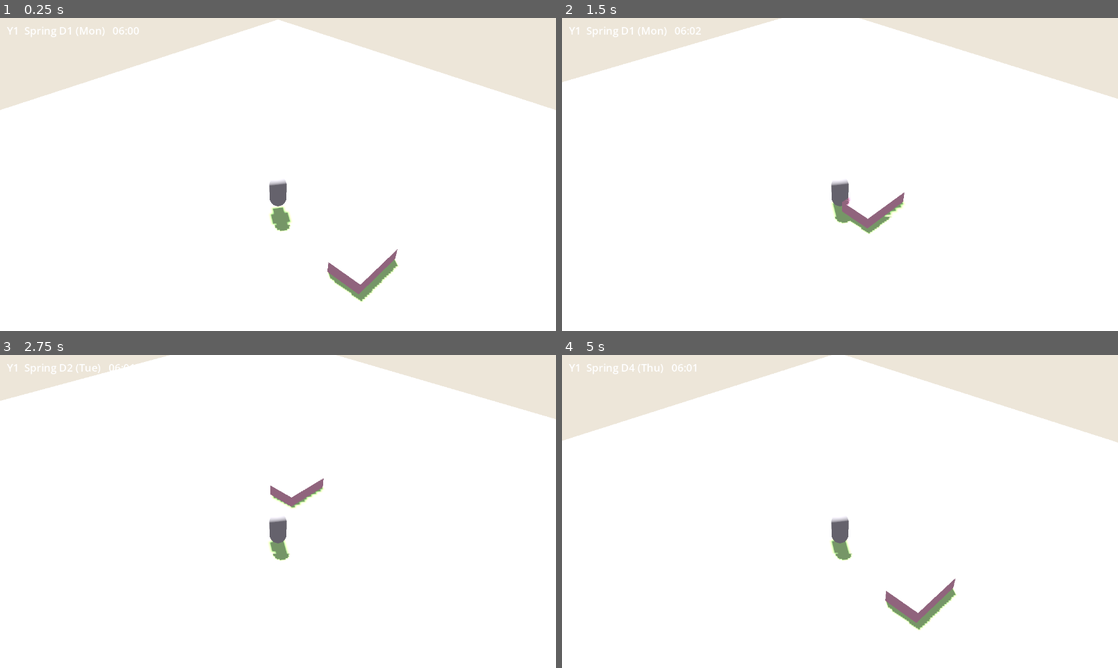
Above: before the commit, frames 1-4 (two rows, left to right).
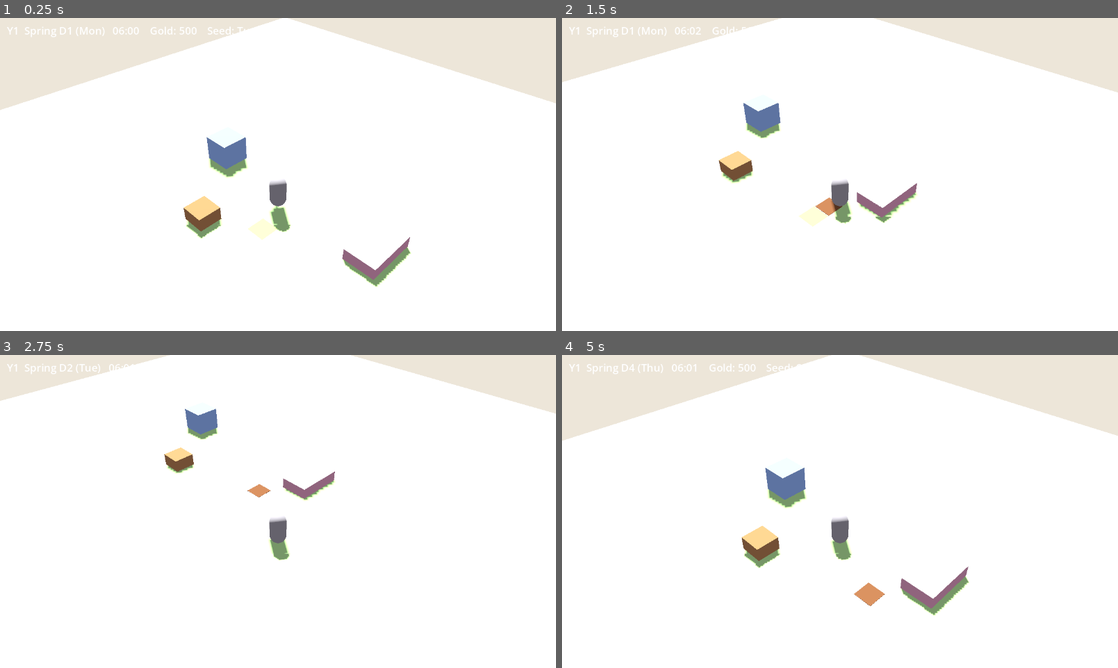
Above: after the commit, the same moments.

Repository: ui2030/cozy_vale
Game: Godot game, scene res://world/world.tscn
Same seed, same stepped clock (60 frames per second), same inputs: the game is played once before the commit and once after it.
Inputs:
- Up to frame 1 (0.25 s): no input
- Up to frame 2 (1.5 s): hold D (move_right) 0.53-1.28 s; hold E (interact) 0.53-1.28 s; tap Space at 0.77, 1.07 s; tap F (use_tool) at 0.8, 1.35 s; hold S (move_down) from 1.28 s (still down)
- Up to frame 3 (2.75 s): tap Space at 1.52, 1.82, 2.3 s; tap Q (cycle_seed, bound only after the commit) at 1.55 s; release S (move_down) at 2.03 s; hold D (move_right) from 2.03 s (still down); hold Q (cycle_seed, bound only after the commit) from 2.03 s (still down)
- Up to frame 4 (5 s): release D (move_right) at 2.78 s; release Q (cycle_seed, bound only after the commit) at 2.78 s; hold W (move_up) 2.78-3.53 s; tap Space at 2.85, 3.02, 3.32, 3.77, 4.07, 4.52, 4.82 s; tap E (interact) at 3.05 s; hold E (interact) 3.53-4.28 s; hold A (move_left) from 3.53 s (still down); tap F (use_tool) at 3.8, 4.35 s; tap Q (cycle_seed, bound only after the commit) at 4.55 s

The runs differ from the first frame. In frame 1, 3.4% of the frame differs, in the area x 27-100%, y 0-91%; in frame 2, 2.8%; in frame 3, 1.9%; in frame 4, 3.4%.

Commit message:
feat: B단계 농사 슬라이스
- 밭 타일 괭이질·심기·물주기·수확 (FarmSystem 단일소유)
- 작물 4종 데이터 + 참조무결성 검증 (crops.json/GameData)
- 판매상자 즉시차감·아침 정산, 상점 씨앗 구매
- save_version 1→2 마이그레이션(farming·인벤·골드)
- 성장 watered_growth_days 저장(물 안 준 날 정지)
- 농사루프·마이그레이션·v1호환 테스트 추가

Diff:
--- /dev/null
+++ b/autoload/game_data.gd
@@ -0,0 +1,51 @@
+extends Node
+# 데이터 로드 + 참조 무결성 검증 (DESIGN 11.3). 코드가 아닌 res://data/*.json로 콘텐츠.
+
+var crops := {}            # crop_id → 정의
+var _seed_to_crop := {}    # seed_id → crop_id
+
+func _ready() -> void:
+	crops = _load_json("res://data/crops.json")
+	_validate()
+	for cid in crops:
+		_seed_to_crop[crops[cid]["seed_id"]] = cid
+
+func _load_json(path: String) -> Dictionary:
+	var f := FileAccess.open(path, FileAccess.READ)
+	assert(f != null, "데이터 파일 없음: " + path)
+	var res: Variant = JSON.parse_string(f.get_as_text())
+	f.close()
+	assert(typeof(res) == TYPE_DICTIONARY, "JSON 파싱 실패: " + path)
+	return res
+
+func _validate() -> void:
+	# 참조 무결성: 필수 필드 + seed_id 유일성
+	var seeds := {}
+	for cid in crops:
+		var c: Dictionary = crops[cid]
+		for key in ["name", "seed_id", "grow_days", "sell_price", "seed_cost", "stages"]:
+			assert(c.has(key), "%s 에 %s 누락" % [cid, key])
+		assert(not seeds.has(c["seed_id"]), "seed_id 중복: " + c["seed_id"])
+		seeds[c["seed_id"]] = true
+
+func crop_from_seed(seed_id: String) -> String:
+	return _seed_to_crop.get(seed_id, "")
+
+func sell_price(crop_id: String) -> int:
+	return int(crops.get(crop_id, {}).get("sell_price", 0))
+
+func seed_cost(seed_id: String) -> int:
+	var cid := crop_from_seed(seed_id)
+	return int(crops.get(cid, {}).get("seed_cost", 0))
+
+func grow_days(crop_id: String) -> int:
+	return int(crops.get(crop_id, {}).get("grow_days", 1))
+
+func stage_count(crop_id: String) -> int:
+	return int(crops.get(crop_id, {}).get("stages", 1))
+
+func all_seed_ids() -> Array:
+	return _seed_to_crop.keys()
+
+func display_name(crop_id: String) -> String:
+	return crops.get(crop_id, {}).get("name", crop_id)
--- a/autoload/input_setup.gd
+++ b/autoload/input_setup.gd
@@ -7,8 +7,9 @@
 	_add("move_down", [KEY_S, KEY_DOWN])
 	_add("move_left", [KEY_A, KEY_LEFT])
 	_add("move_right", [KEY_D, KEY_RIGHT])
-	_add("interact", [KEY_E, KEY_SPACE])
-	_add("use_tool", [KEY_F])  # A단계 미사용, 계약만 선점
+	_add("interact", [KEY_E, KEY_SPACE])  # 침대/상점/판매상자
+	_add("use_tool", [KEY_F])             # 조준 타일에 상황별 동작(괭이·씨앗·물·수확)
+	_add("cycle_seed", [KEY_Q])           # 선택 씨앗 순환
 
 func _add(action: String, keys: Array) -> void:
 	if InputMap.has_action(action):
--- a/autoload/save_manager.gd
+++ b/autoload/save_manager.gd
@@ -2,16 +2,24 @@
 # 세이브 (DESIGN 11.1). JSON 단일 파일, 원자적 교체, save_version 마이그레이션, bak 폴백.
 # 저장 요청은 큐잉 후 다음 프레임 처리 (신호 연결 순서 문제 회피 — Codex 지적).
 
-const VERSION := 1
+const VERSION := 2
 const F_JSON := "user://save.json"
 const F_BAK := "user://save.bak"
 const F_TMP := "user://save.tmp"
 
 var _queued_reason := ""
 
-# save_version v → v+1 순수 함수 체인. v1이 최신이라 아직 비어있음(구조만 선점).
+# save_version v → v+1 순수 함수 체인 (키 = from_version).
 var _migrations := {
-	# 0: func(d): d["clock"] = {...}; return d,
+	1: func(d: Dictionary) -> Dictionary:  # v1(clock/player) → v2(농사·인벤·소지금)
+		var sys: Dictionary = d.get("systems", {})
+		sys["farming"] = sys.get("farming", {"tiles": {}, "shipping_bin": []})
+		d["systems"] = sys
+		var pl: Dictionary = d.get("player", {})
+		pl["inventory"] = pl.get("inventory", [])
+		pl["gold"] = pl.get("gold", 500)
+		d["player"] = pl
+		return d,
 }
 
 func request_save(reason := "") -> void:
@@ -33,6 +41,9 @@
 	var p := _player()
 	if p != null and p.has_method("save_data"):
 		data["player"] = p.save_data()
+	var farm := _farm()
+	if farm != null and farm.has_method("save_data"):
+		data["systems"]["farming"] = farm.save_data()
 	return data
 
 func load_game() -> bool:
@@ -46,6 +57,9 @@
 	var p := _player()
 	if p != null and p.has_method("load_data") and data.has("player"):
 		p.load_data(data["player"])
+	var farm := _farm()
+	if farm != null and farm.has_method("load_data"):
+		farm.load_data(data.get("systems", {}).get("farming", {}))
 	return true
 
 func _migrate(data: Dictionary) -> Dictionary:
@@ -90,3 +104,6 @@
 
 func _player() -> Node:
 	return get_tree().get_first_node_in_group("player")
+
+func _farm() -> Node:
+	return get_tree().get_first_node_in_group("farm")
--- /dev/null
+++ b/data/crops.json
@@ -0,0 +1,18 @@
+{
+	"crop.turnip": {
+		"name": "Turnip", "seed_id": "seed.turnip", "seasons": ["spring"],
+		"grow_days": 4, "regrow_days": 0, "sell_price": 60, "seed_cost": 20, "stages": 3
+	},
+	"crop.potato": {
+		"name": "Potato", "seed_id": "seed.potato", "seasons": ["spring"],
+		"grow_days": 6, "regrow_days": 0, "sell_price": 90, "seed_cost": 30, "stages": 3
+	},
+	"crop.cabbage": {
+		"name": "Cabbage", "seed_id": "seed.cabbage", "seasons": ["spring"],
+		"grow_days": 5, "regrow_days": 0, "sell_price": 100, "seed_cost": 40, "stages": 3
+	},
+	"crop.strawberry": {
+		"name": "Strawberry", "seed_id": "seed.strawberry", "seasons": ["spring"],
+		"grow_days": 8, "regrow_days": 4, "sell_price": 120, "seed_cost": 50, "stages": 4
+	}
+}
--- /dev/null
+++ b/farm/farm_system.gd
@@ -0,0 +1,188 @@
+extends Node3D
+# 밭 타일맵 단일 소유 (DESIGN 6.2 / 11.3). 타일 상태·성장·판매상자 정산.
+# day_changed 처리 순서 고정(Codex): 정산 → 성장 → 계절고사 → 물리셋 → (저장은 호출측).
+
+const REGION := Rect2i(0, 2, 8, 4)  # 밭 구역: cell x[0..7], z[2..5]
+const SEASON_NAMES := ["spring", "summer", "autumn", "winter"]
+
+var tiles := {}          # Vector2i → {tilled, crop_id, planted_abs_day, watered_growth_days, watered}
+var shipping_bin := []   # [{id, qty}] — 인벤에서 즉시 차감돼 여기 저장(중복·증발 방지)
+var _nodes := {}         # Vector2i → {soil: MeshInstance3D, crop: MeshInstance3D}
+
+func _ready() -> void:
+	add_to_group("farm")
+	GameClock.day_changed.connect(_on_day_changed)
+
+func in_region(cell: Vector2i) -> bool:
+	return REGION.has_point(cell)
+
+func _center(cell: Vector2i) -> Vector3:
+	return Vector3(cell.x + 0.5, 0.0, cell.y + 0.5)
+
+# ── 타일 조작 (player가 조준 셀로 호출) ─────────────────────────
+func get_tile(cell: Vector2i) -> Dictionary:
+	return tiles.get(cell, {})
+
+func is_mature_at(cell: Vector2i) -> bool:
+	var t: Dictionary = tiles.get(cell, {})
+	return t.get("crop_id", "") != "" and int(t.get("watered_growth_days", 0)) >= GameData.grow_days(t["crop_id"])
+
+func till(cell: Vector2i) -> bool:
+	if not in_region(cell) or tiles.has(cell):
+		return false
+	tiles[cell] = {"tilled": true, "crop_id": "", "planted_abs_day": -1, "watered_growth_days": 0, "watered": false}
+	_refresh(cell)
+	return true
+
+func plant(cell: Vector2i, seed_id: String) -> bool:
+	var t: Dictionary = tiles.get(cell, {})
+	if t.is_empty() or t.get("crop_id", "") != "":
+		return false
+	var cid := GameData.crop_from_seed(seed_id)
+	if cid == "":
+		return false
+	t["crop_id"] = cid
+	t["planted_abs_day"] = GameClock.abs_day
+	t["watered_growth_days"] = 0
+	t["watered"] = false
+	_refresh(cell)
+	return true
+
+func water(cell: Vector2i) -> bool:
+	var t: Dictionary = tiles.get(cell, {})
+	if t.is_empty() or t.get("crop_id", "") == "" or t.get("watered", false):
+		return false
+	t["watered"] = true
+	_refresh(cell)
+	return true
+
+func harvest(cell: Vector2i) -> String:
+	if not is_mature_at(cell):
+		return ""
+	var t: Dictionary = tiles[cell]
+	var cid: String = t["crop_id"]
+	var regrow := int(GameData.crops[cid].get("regrow_days", 0))
+	if regrow > 0:
+		t["watered_growth_days"] = GameData.grow_days(cid) - regrow  # 재수확
+		t["watered"] = false
+	else:
+		t["crop_id"] = ""
+		t["planted_abs_day"] = -1
+		t["watered_growth_days"] = 0
+		t["watered"] = false
+	_refresh(cell)
+	return cid
+
+# ── 판매상자 ───────────────────────────────────────────────────
+func deposit(item_id: String, qty: int) -> int:
+	if not GameData.crops.has(item_id) or qty <= 0:
+		return 0  # 작물만 판매 가능
+	for e in shipping_bin:
+		if e["id"] == item_id:
+			e["qty"] = int(e["qty"]) + qty
+			return qty
+	shipping_bin.append({"id": item_id, "qty": qty})
+	return qty
+
+# ── 일 변경 정산 (순서 고정) ────────────────────────────────────
+func _on_day_changed(_prev: int, _abs_day: int) -> void:
+	_settle_shipping()      # 1. 전날 판매상자 정산
+	for cell in tiles:      # 2. 물 준 작물만 성장 누적
+		var t: Dictionary = tiles[cell]
+		if t.get("crop_id", "") != "" and t.get("watered", false):
+			t["watered_growth_days"] = int(t["watered_growth_days"]) + 1
+	_season_deaths()        # 3. 계절 경계 작물 고사
+	for cell in tiles:      # 4. 물 리셋
+		tiles[cell]["watered"] = false
+	_refresh_all()
+
+func _settle_shipping() -> void:
+	var total := 0
+	for e in shipping_bin:
+		total += GameData.sell_price(e["id"]) * int(e["qty"])
+	if total > 0:
+		var p := get_tree().get_first_node_in_group("player")
+		if p != null and p.has_method("add_gold"):
+			p.add_gold(total)
+	shipping_bin.clear()
+
+func _season_deaths() -> void:
+	var sn: String = SEASON_NAMES[GameClock.season()]
+	for cell in tiles:
+		var t: Dictionary = tiles[cell]
+		if t.get("crop_id", "") != "":
+			var seasons: Array = GameData.crops[t["crop_id"]].get("seasons", [])
+			if not seasons.has(sn):
+				t["crop_id"] = ""
+				t["watered_growth_days"] = 0
+				t["planted_abs_day"] = -1
+
+# ── 시각화 ─────────────────────────────────────────────────────
+func _refresh(cell: Vector2i) -> void:
+	var t: Dictionary = tiles.get(cell, {})
+	if t.is_empty():
+		if _nodes.has(cell):
+			_nodes[cell]["soil"].queue_free()
+			_nodes[cell]["crop"].queue_free()
+			_nodes.erase(cell)
+		return
+	if not _nodes.has(cell):
+		_nodes[cell] = _make_nodes(cell)
+	var n: Dictionary = _nodes[cell]
+	# 흙: 물 주면 진하게
+	var soil_mat: StandardMaterial3D = n["soil"].material_override
+	soil_mat.albedo_color = Color(0.30, 0.20, 0.13) if t.get("watered", false) else Color(0.45, 0.31, 0.20)
+	# 작물: 성장률로 높이·색
+	var crop: MeshInstance3D = n["crop"]
+	var cid: String = t.get("crop_id", "")
+	if cid == "":
+		crop.visible = false
+	else:
+		crop.visible = true
+		var frac := clampf(float(t["watered_growth_days"]) / float(maxi(GameData.grow_days(cid), 1)), 0.05, 1.0)
+		crop.scale = Vector3(1, frac, 1)
+		crop.position = _center(cell) + Vector3(0, 0.11 + 0.35 * frac, 0)  # 밑면 접지
+		var cm: StandardMaterial3D = crop.material_override
+		cm.albedo_color = Color(0.85, 0.75, 0.25) if is_mature_at(cell) else Color(0.35, 0.62, 0.28)
+
+func _make_nodes(cell: Vector2i) -> Dictionary:
+	var soil := MeshInstance3D.new()
+	var sm := BoxMesh.new()
+	sm.size = Vector3(0.92, 0.1, 0.92)
+	soil.mesh = sm
+	soil.material_override = StandardMaterial3D.new()
+	soil.position = _center(cell) + Vector3(0, 0.06, 0)
+	add_child(soil)
+	var crop := MeshInstance3D.new()
+	var cm := BoxMesh.new()
+	cm.size = Vector3(0.35, 0.7, 0.35)
+	crop.mesh = cm
+	crop.material_override = StandardMaterial3D.new()
+	# 아래 기준으로 자라게 원점을 밑면에
+	crop.position = _center(cell) + Vector3(0, 0.1, 0)
+	crop.scale = Vector3(1, 0.05, 1)
+	add_child(crop)
+	return {"soil": soil, "crop": crop}
+
+func _refresh_all() -> void:
+	for cell in tiles:
+		_refresh(cell)
+
+# ── 저장/로드 (Vector2i ↔ "x,z" 경계 변환) ──────────────────────
+func save_data() -> Dictionary:
+	var out := {}
+	for cell in tiles:
+		out["%d,%d" % [cell.x, cell.y]] = tiles[cell]
+	return {"tiles": out, "shipping_bin": shipping_bin.duplicate(true)}
+
+func load_data(d: Dictionary) -> void:
+	for cell in _nodes:
+		_nodes[cell]["soil"].queue_free()
+		_nodes[cell]["crop"].queue_free()
+	_nodes.clear()
+	tiles.clear()
+	for key in d.get("tiles", {}):
+		var parts: PackedStringArray = key.split(",")
+		tiles[Vector2i(int(parts[0]), int(parts[1]))] = d["tiles"][key]
+	shipping_bin = d.get("shipping_bin", []).duplicate(true)
+	_refresh_all()
--- a/player/player.gd
+++ b/player/player.gd
@@ -1,48 +1,186 @@
 extends CharacterBody3D
-# 플레이어 이동 (DESIGN 11.4 — InputMap 액션 기반). 쿼터뷰 X-Z 평면 이동.
+# 플레이어 이동 + 농사 상호작용 (DESIGN 11.4). 조준 = 바라보는 앞 1타일.
+
+signal stats_changed  # 소지금/인벤/선택 변경 → HUD 갱신
 
 @export var speed := 5.0
 @export var gravity := 24.0
 
+var gold := 500
+var inventory := []          # [{id, qty}]
+var selected_seed := ""      # 선택 씨앗 id (구매·심기 대상)
+
+var _last_dir := Vector3(0, 0, 1)  # 조준 방향 (정지시 유지)
+var _farm: Node
+var _highlight: MeshInstance3D
+
 @onready var _interact_area: Area3D = $InteractArea
 
+func _ready() -> void:
+	_farm = get_tree().get_first_node_in_group("farm")
+	_make_highlight()
+	if selected_seed == "":
+		_select_first_seed()
+	stats_changed.emit()
+
 func _physics_process(delta: float) -> void:
-	# 중력 (바닥에 앉히기)
 	if not is_on_floor():
 		velocity.y -= gravity * delta
 	else:
 		velocity.y = 0.0
 
 	var input := Input.get_vector("move_left", "move_right", "move_up", "move_down")
-	# 화면 기준: move_up = 화면 위 = -Z
 	var dir := Vector3(input.x, 0.0, input.y)
 	velocity.x = dir.x * speed
 	velocity.z = dir.z * speed
 	move_and_slide()
 
-	# 이동 방향 바라보기 (상호작용 조준 기반)
 	if dir.length() > 0.1:
-		var target := global_position + dir
-		look_at(Vector3(target.x, global_position.y, target.z), Vector3.UP)
+		_last_dir = dir.normalized()
+		var t := global_position + _last_dir
+		look_at(Vector3(t.x, global_position.y, t.z), Vector3.UP)
+	_update_highlight()
 
 func _unhandled_input(event: InputEvent) -> void:
 	if event.is_action_pressed("interact"):
 		_try_interact()
+	elif event.is_action_pressed("use_tool"):
+		_use_tool()
+	elif event.is_action_pressed("cycle_seed"):
+		_cycle_seed()
 
+# ── 조준 ───────────────────────────────────────────────────────
+func _cardinal(d: Vector3) -> Vector3:
+	if absf(d.x) > absf(d.z):
+		return Vector3(signf(d.x), 0, 0)
+	return Vector3(0, 0, signf(d.z))
+
+func _aim_cell() -> Vector2i:
+	var base := global_position + _cardinal(_last_dir)
+	return Vector2i(floori(base.x), floori(base.z))
+
+func _make_highlight() -> void:
+	_highlight = MeshInstance3D.new()
+	var pm := PlaneMesh.new()
+	pm.size = Vector2(0.98, 0.98)
+	_highlight.mesh = pm
+	var m := StandardMaterial3D.new()
+	m.albedo_color = Color(1, 1, 0.3, 0.35)
+	m.transparency = BaseMaterial3D.TRANSPARENCY_ALPHA
+	_highlight.material_override = m
+	get_tree().current_scene.add_child.call_deferred(_highlight)
+
+func _update_highlight() -> void:
+	if _highlight == null or _farm == null:
+		return
+	var cell := _aim_cell()
+	_highlight.position = Vector3(cell.x + 0.5, 0.13, cell.y + 0.5)
+	_highlight.visible = _farm.in_region(cell)
+
+# ── 도구 사용 (상황별) ─────────────────────────────────────────
+func _use_tool() -> void:
+	if _farm == null:
+		return
+	var cell := _aim_cell()
+	if _farm.is_mature_at(cell):
+		var cid: String = _farm.harvest(cell)
+		if cid != "":
+			_add_item(cid, 1)
+		return
+	var t: Dictionary = _farm.get_tile(cell)
+	if not t.is_empty() and t.get("crop_id", "") != "":
+		_farm.water(cell)  # 심긴 상태 → 물
+		return
+	if not t.is_empty() and t.get("crop_id", "") == "":
+		if selected_seed != "" and _count(selected_seed) > 0:  # 갈아엎음 + 씨앗 → 심기
+			if _farm.plant(cell, selected_seed):
+				_remove_item(selected_seed, 1)
+		return
+	_farm.till(cell)  # 맨땅 → 괭이질
+
+# ── 상호작용 (침대/상점/판매상자) ──────────────────────────────
 func _try_interact() -> void:
 	for a in _interact_area.get_overlapping_areas():
 		if a.is_in_group("bed"):
-			_sleep()
-			return
+			_sleep(); return
+		if a.is_in_group("shop"):
+			_buy_seed(); return
+		if a.is_in_group("bin"):
+			_deposit_all(); return
 
-# 취침: clock 갱신 → (day_changed 구독자 정산) → 저장 요청 (Codex 순서)
 func _sleep() -> void:
-	GameClock.sleep_to_morning()
-	SaveManager.request_save("sleep")
+	GameClock.sleep_to_morning()   # clock → day_changed 구독자(농사) 정산
+	SaveManager.request_save("sleep")  # 그 다음 저장 (큐잉)
 
+func _buy_seed() -> void:
+	if selected_seed == "":
+		return
+	var cost := GameData.seed_cost(selected_seed)
+	if gold >= cost:
+		gold -= cost
+		_add_item(selected_seed, 1)
+
+func _deposit_all() -> void:
+	for e in inventory.duplicate():
+		if GameData.crops.has(e["id"]):  # 작물만 판매상자로
+			_farm.deposit(e["id"], int(e["qty"]))
+			_remove_item(e["id"], int(e["qty"]))
+
+# ── 소지금/인벤 ────────────────────────────────────────────────
+func add_gold(n: int) -> void:
+	gold += n
+	stats_changed.emit()
+
+func _add_item(id: String, qty: int) -> void:
+	for e in inventory:
+		if e["id"] == id:
+			e["qty"] = int(e["qty"]) + qty
+			stats_changed.emit(); return
+	inventory.append({"id": id, "qty": qty})
+	stats_changed.emit()
+
+func _remove_item(id: String, qty: int) -> void:
+	for e in inventory:
+		if e["id"] == id:
+			e["qty"] = int(e["qty"]) - qty
+			if e["qty"] <= 0:
+				inventory.erase(e)
+			stats_changed.emit(); return
+
+func _count(id: String) -> int:
+	for e in inventory:
+		if e["id"] == id:
+			return int(e["qty"])
+	return 0
+
+func _select_first_seed() -> void:
+	var seeds := GameData.all_seed_ids()
+	if seeds.size() > 0:
+		selected_seed = seeds[0]
+
+func _cycle_seed() -> void:
+	var seeds := GameData.all_seed_ids()
+	if seeds.is_empty():
+		return
+	var i := seeds.find(selected_seed)
+	selected_seed = seeds[(i + 1) % seeds.size()]
+	stats_changed.emit()
+
+# ── 저장 ───────────────────────────────────────────────────────
 func save_data() -> Dictionary:
-	return {"pos": [global_position.x, global_position.y, global_position.z]}
+	return {
+		"pos": [global_position.x, global_position.y, global_position.z],
+		"gold": gold,
+		"inventory": inventory.duplicate(true),
+		"selected_seed": selected_seed,
+	}
 
 func load_data(d: Dictionary) -> void:
 	var p: Array = d.get("pos", [0.0, 2.0, 0.0])
 	global_position = Vector3(p[0], p[1], p[2])
+	gold = int(d.get("gold", 500))
+	inventory = d.get("inventory", []).duplicate(true)
+	selected_seed = d.get("selected_seed", "")
+	if selected_seed == "":
+		_select_first_seed()
+	stats_changed.emit()
--- a/project.godot
+++ b/project.godot
@@ -12,6 +12,7 @@
 [autoload]
 
 InputSetup="*res://autoload/input_setup.gd"
+GameData="*res://autoload/game_data.gd"
 GameClock="*res://autoload/game_clock.gd"
 SaveManager="*res://autoload/save_manager.gd"
 
--- /dev/null
+++ b/tests/stub_player.gd
@@ -0,0 +1,5 @@
+extends Node
+# 테스트용 최소 플레이어 스텁 (정산 gold 수령 확인).
+var gold := 0
+func add_gold(n: int) -> void:
+	gold += n
--- a/tests/test_core.gd
+++ b/tests/test_core.gd
@@ -3,11 +3,24 @@
 # 시계 수식 + 취침 전환 + 세이브 원자적쓰기/복구 (DESIGN 11.1/11.2 경로).
 # 일반 런타임으로 실행해야 autoload(GameClock/SaveManager) 전역이 살아있음.
 
+var _farm: Node
+var _stub: Node
+
 func _ready() -> void:
+	GameClock.state = GameClock.State.PAUSED  # 자동 tick 정지 (결정적 테스트)
+	_stub = preload("res://tests/stub_player.gd").new()
+	_stub.add_to_group("player")
+	add_child(_stub)
+	_farm = preload("res://farm/farm_system.gd").new()
+	add_child(_farm)  # _ready: group farm 등록 + day_changed 연결
+
 	_test_clock_math()
 	_test_sleep()
 	_test_save_roundtrip()
 	_test_bak_fallback()
+	_test_migration_v1_v2()
+	_test_farm_loop()
+	_test_v1_save_compat()
 	print("ALL CORE TESTS PASS")
 	get_tree().quit()
 
@@ -50,3 +63,49 @@
 	GameClock.abs_day = 0
 	assert(SaveManager.load_game(), "bak fallback loads")
 	assert(GameClock.abs_day == 77, "json 손상 → bak(직전 저장 77) 복구")
+
+func _test_migration_v1_v2() -> void:
+	var v1 := {"save_version": 1, "clock": {"abs_day": 3, "game_min": 400}, "player": {"pos": [1, 2, 3]}}
+	var m := SaveManager._migrate(v1)
+	assert(int(m["save_version"]) == 2, "v1 → v2")
+	assert(m["systems"]["farming"].has("tiles"), "farming.tiles 생성")
+	assert(m["systems"]["farming"].has("shipping_bin"), "shipping_bin 생성")
+	assert(m["player"].has("gold"), "gold 기본값 채움")
+	assert(m["player"]["pos"] == [1, 2, 3], "기존 pos 보존(전방호환)")
+
+func _test_farm_loop() -> void:
+	GameClock.abs_day = 0
+	GameClock.game_min = 360
+	var cell := Vector2i(1, 3)
+	assert(_farm.till(cell), "괭이질")
+	assert(_farm.plant(cell, "seed.turnip"), "씨앗 심기")
+	for i in 4:  # turnip grow_days=4: 매일 물주고 취침
+		assert(_farm.water(cell), "물주기 %d일" % i)
+		GameClock.sleep_to_morning()
+	assert(_farm.is_mature_at(cell), "4일 물주면 성숙")
+	assert(_farm.harvest(cell) == "crop.turnip", "수확")
+	# 판매상자 → 아침 정산
+	_stub.gold = 0
+	_farm.deposit("crop.turnip", 2)
+	GameClock.sleep_to_morning()
+	assert(_stub.gold == 120, "판매정산 60*2=120")
+	assert(_farm.shipping_bin.is_empty(), "정산 후 상자 비움")
+	# 물 안 준 날은 성장 정지 (watered_growth_days 저장 방식 검증)
+	var c2 := Vector2i(2, 3)
+	_farm.till(c2)
+	_farm.plant(c2, "seed.turnip")
+	var before := int(_farm.get_tile(c2)["watered_growth_days"])
+	GameClock.sleep_to_morning()  # 물 안 줌
+	assert(int(_farm.get_tile(c2)["watered_growth_days"]) == before, "물 안 주면 성장 정지")
+
+func _test_v1_save_compat() -> void:
+	# A단계(v1) 세이브를 그대로 로드 → 마이그레이션되어 복원 (호환)
+	var dir := DirAccess.open("user://")
+	if dir.file_exists("save.bak"):
+		dir.remove("save.bak")
+	var f := FileAccess.open("user://save.json", FileAccess.WRITE)
+	f.store_string(JSON.stringify({"save_version": 1, "clock": {"abs_day": 9, "game_min": 100}, "player": {"pos": [0, 2, 0]}}))
+	f.close()
+	GameClock.abs_day = 0
+	assert(SaveManager.load_game(), "v1 세이브 로드")
+	assert(GameClock.abs_day == 9, "v1 → clock 복원")
--- a/ui/hud.gd
+++ b/ui/hud.gd
@@ -1,5 +1,5 @@
 extends CanvasLayer
-# 시각/요일/계절 표시 — GameClock 구독만 (DESIGN 11.2).
+# 시각/요일/계절 + 소지금 + 선택 씨앗 (GameClock·Player 구독).
 
 @onready var _label: Label = $Label
 
@@ -7,20 +7,23 @@
 const SEASON_EN := ["Spring", "Summer", "Autumn", "Winter"]
 const WD_EN := ["Mon", "Tue", "Wed", "Thu", "Fri", "Sat", "Sun"]
 
+var _player: Node
+
 func _ready() -> void:
-	GameClock.tick.connect(_on_tick)
-	GameClock.day_changed.connect(_on_day)
-	_refresh()
-
-func _on_tick(_abs_day: int, _game_min: int) -> void:
-	_refresh()
-
-func _on_day(_prev: int, _abs_day: int) -> void:
+	GameClock.tick.connect(func(_a, _m): _refresh())
+	GameClock.day_changed.connect(func(_p, _a): _refresh())
+	_player = get_tree().get_first_node_in_group("player")
+	if _player != null:
+		_player.stats_changed.connect(_refresh)
 	_refresh()
 
 func _refresh() -> void:
 	var c := GameClock
-	_label.text = "Y%d  %s D%d (%s)   %02d:%02d" % [
+	var line := "Y%d  %s D%d (%s)   %02d:%02d" % [
 		c.year(), SEASON_EN[c.season()], c.day_of_season(),
 		WD_EN[c.weekday()], c.hour(), c.minute(),
 	]
+	if _player != null:
+		var seed_name := GameData.display_name(GameData.crop_from_seed(_player.selected_seed))
+		line += "    Gold: %d    Seed: %s" % [_player.gold, seed_name]
+	_label.text = line
--- a/world/world.tscn
+++ b/world/world.tscn
@@ -1,9 +1,10 @@
-[gd_scene load_steps=11 format=3]
+[gd_scene load_steps=18 format=3]
 
 [ext_resource type="Script" path="res://world/world.gd" id="1"]
 [ext_resource type="PackedScene" path="res://player/player.tscn" id="2"]
 [ext_resource type="Script" path="res://world/camera.gd" id="3"]
 [ext_resource type="PackedScene" path="res://ui/hud.tscn" id="4"]
+[ext_resource type="Script" path="res://farm/farm_system.gd" id="5"]
 
 [sub_resource type="PlaneMesh" id="ground_mesh"]
 size = Vector2(40, 40)
@@ -23,6 +24,24 @@
 [sub_resource type="BoxShape3D" id="bed_col"]
 size = Vector3(1.6, 0.6, 2.6)
 
+[sub_resource type="BoxMesh" id="shop_mesh"]
+size = Vector3(1.5, 1.5, 1.5)
+
+[sub_resource type="StandardMaterial3D" id="shop_mat"]
+albedo_color = Color(0.5, 0.62, 0.8, 1)
+
+[sub_resource type="BoxShape3D" id="shop_col"]
+size = Vector3(1.5, 1.5, 1.5)
+
+[sub_resource type="BoxMesh" id="bin_mesh"]
+size = Vector3(1.2, 0.8, 1.2)
+
+[sub_resource type="StandardMaterial3D" id="bin_mat"]
+albedo_color = Color(0.6, 0.45, 0.3, 1)
+
+[sub_resource type="BoxShape3D" id="bin_col"]
+size = Vector3(1.2, 0.8, 1.2)
+
 [node name="World" type="Node3D"]
 script = ExtResource("1")
 
@@ -39,6 +58,9 @@
 [node name="GroundCol" type="CollisionShape3D" parent="Ground"]
 shape = SubResource("ground_col")
 
+[node name="FarmSystem" type="Node3D" parent="."]
+script = ExtResource("5")
+
 [node name="Bed" type="Area3D" parent="." groups=["bed"]]
 transform = Transform3D(1, 0, 0, 0, 1, 0, 0, 0, 1, 5, 0.4, 0)
 
@@ -49,11 +71,31 @@
 [node name="BedCol" type="CollisionShape3D" parent="Bed"]
 shape = SubResource("bed_col")
 
+[node name="Shop" type="Area3D" parent="." groups=["shop"]]
+transform = Transform3D(1, 0, 0, 0, 1, 0, 0, 0, 1, -5, 0.75, 0)
+
+[node name="ShopMesh" type="MeshInstance3D" parent="Shop"]
+mesh = SubResource("shop_mesh")
+material_override = SubResource("shop_mat")
+
+[node name="ShopCol" type="CollisionShape3D" parent="Shop"]
+shape = SubResource("shop_col")
+
+[node name="ShippingBin" type="Area3D" parent="." groups=["bin"]]
+transform = Transform3D(1, 0, 0, 0, 1, 0, 0, 0, 1, -2, 0.4, 4)
+
+[node name="BinMesh" type="MeshInstance3D" parent="ShippingBin"]
+mesh = SubResource("bin_mesh")
+material_override = SubResource("bin_mat")
+
+[node name="BinCol" type="CollisionShape3D" parent="ShippingBin"]
+shape = SubResource("bin_col")
+
 [node name="Camera" type="Camera3D" parent="."]
 fov = 40.0
 script = ExtResource("3")
 
 [node name="Player" parent="." instance=ExtResource("2")]
-transform = Transform3D(1, 0, 0, 0, 1, 0, 0, 0, 1, 0, 2, 0)
+transform = Transform3D(1, 0, 0, 0, 1, 0, 0, 0, 1, 0, 2, 1)
 
 [node name="HUD" parent="." instance=ExtResource("4")]
